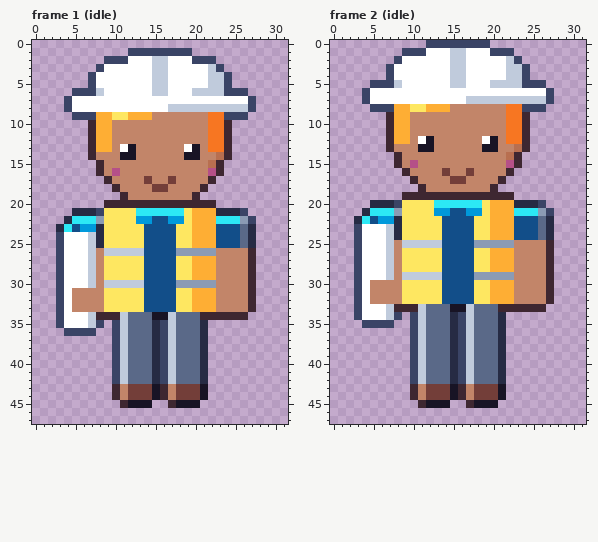
Two states of a pixel-art file, art/people/owner-reggie.aseprite. The first picture shows the starting point.
32x48 pixels, 4 frames. Shown: frame 1 (idle), frame 2 (idle). The commit also changed other frames, which this record leaves out.
The same view after the edit:
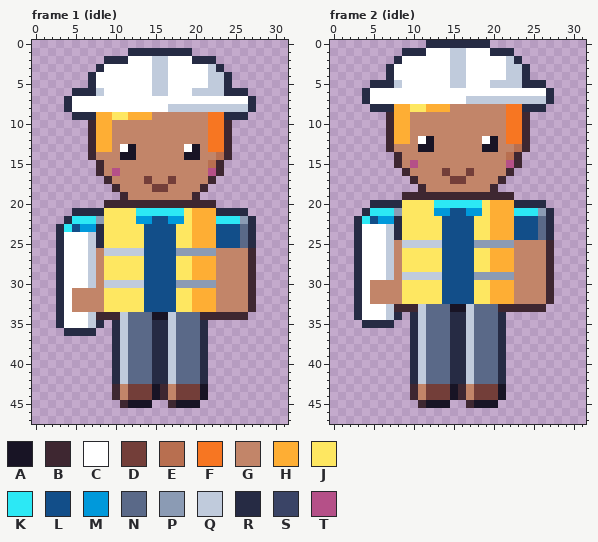
Palette (. is transparent): A #181425  B #3e2731  C #ffffff  D #733e39  E #b86f50  F #f77622  G #c28569  H #feae34  J #fee761  K #2ce8f5  L #124e89  M #0099db  N #5a6988  P #8b9bb4  Q #c0cbdc  R #262b44  S #3a4466  T #b55088
Change:
--- frame 1 (idle)
@@ x 0..31 @@
  0 ................................
- 1 ............SSSSSSSS............
- 2 .........SSSCCCQQCCCSSS.........
- 3 ........SCCCCCCQQCCCCCQS........
- 4 .......SCCCCCCCQQCCCCCQQS.......
- 5 .......SCCCCCCCQQCCCCCQQS.......
- 6 .....SSSQCCCCCCQQCCCQQQQSSS.....
- 7 ....SCCCCCCCCCCCCCCCCCCCCCCS....
- 8 ....SCCCCCCCCCCCCQQQQQQQQQQS....
- 9 .....SSSHHJJHHHGGGGGGGFFSSS.....
+ 1 ............RRRRRRRR............
+ 2 .........RRRCCCQQCCCRRR.........
+ 3 ........RCCCCCCQQCCCCCQR........
+ 4 .......RCCCCCCCQQCCCCCQQR.......
+ 5 .......RCCCCCCCQQCCCCCQQR.......
+ 6 .....RRRQCCCCCCQQCCCQQQQRRR.....
+ 7 ....RCCCCCCCCCCCCCCCCCCCCCCR....
+ 8 ....RCCCCCCCCCCCCQQQQQQQQQQR....
+ 9 .....RRRHHJJHHHGGGGGGGFFRRR.....
 10 .......BHHGGGGGGGGGGGGFFB.......
@@ x 0..31 @@
 20 .........BBBBBBBBBBBBBB.........
-21 .....RRRSJJJJKKKKKKJHHHRRRS.....
-22 ....RKKKPJJJJMMLLMMJHHHKKKPS....
+21 .....RRRRJJJJKKKKKKJHHHRRRR.....
+22 ....RKKKPJJJJMMLLMMJHHHKKKPR....
 23 ...RKLMMRJJJJJLLLLJJHHHLLLNR....
-24 ...SCCCQRJJJJJLLLLJJHHHLLLNR....
-25 ...SCCCQRJJJJJLLLLJJHHHLLLNR....
-26 ...SCCCQGQQQQQLLLLPPPPPGGGGB....
-27 ...SCCCQGJJJJJLLLLJJHHHGGGGB....
-28 ...SCCCQGJJJJJLLLLJJHHHGGGGB....
-29 ...SCCCQGJJJJJLLLLJJHHHGGGGB....
-30 ...SCCCQGQQQQQLLLLPPPPPGGGGB....
-31 ...SCGGGGJJJJJLLLLJJHHHGGGGB....
-32 ...SCGGGGJJJJJLLLLJJHHHGGGGB....
-33 ...SCGGGGJJJJJLLLLJJHHHGGGGB....
-34 ...SCCCQBBBQNNNAAQNNNBBBBBB.....
-35 ...SCCCQS.SQNNNRSQNNNR..........
-36 ....SSSS..SQNNNRSQNNNR..........
-37 ..........SQNNNRSQNNNR..........
-38 ..........SQNNNRSQNNNR..........
-39 ..........SQNNNRSQNNNR..........
-40 ..........SQNNNRSQNNNR..........
-41 ..........SQNNNRSQNNNR..........
-42 ..........SQNNNRSQNNNR..........
+24 ...RCCCQRJJJJJLLLLJJHHHLLLNR....
+25 ...RCCCQRJJJJJLLLLJJHHHLLLNR....
+26 ...RCCCQGQQQQQLLLLPPPPPGGGGB....
+27 ...RCCCQGJJJJJLLLLJJHHHGGGGB....
+28 ...RCCCQGJJJJJLLLLJJHHHGGGGB....
+29 ...RCCCQGJJJJJLLLLJJHHHGGGGB....
+30 ...RCCCQGQQQQQLLLLPPPPPGGGGB....
+31 ...RCGGGGJJJJJLLLLJJHHHGGGGB....
+32 ...RCGGGGJJJJJLLLLJJHHHGGGGB....
+33 ...RCGGGGJJJJJLLLLJJHHHGGGGB....
+34 ...RCCCQBBBQNNNAAQNNNBBBBBB.....
+35 ...RCCCQR.RQNNNRRQNNNR..........
+36 ....RRRR..RQNNNRRQNNNR..........
+37 ..........RQNNNRRQNNNR..........
+38 ..........RQNNNRRQNNNR..........
+39 ..........RQNNNRRQNNNR..........
+40 ..........RQNNNRRQNNNR..........
+41 ..........RQNNNRRQNNNR..........
+42 ..........RQNNNRRQNNNR..........
 43 ..........BGDDDABGDDDA..........
--- frame 2 (idle)
@@ x 0..31 @@
- 0 ............SSSSSSSS............
- 1 .........SSSCCCQQCCCSSS.........
- 2 ........SCCCCCCQQCCCCCQS........
- 3 .......SCCCCCCCQQCCCCCQQS.......
- 4 .......SCCCCCCCQQCCCCCQQS.......
- 5 .....SSSQCCCCCCQQCCCQQQQSSS.....
- 6 ....SCCCCCCCCCCCCCCCCCCCCCCS....
- 7 ....SCCCCCCCCCCCCQQQQQQQQQQS....
- 8 .....SSSHHJJHHHGGGGGGGFFSSS.....
+ 0 ............RRRRRRRR............
+ 1 .........RRRCCCQQCCCRRR.........
+ 2 ........RCCCCCCQQCCCCCQR........
+ 3 .......RCCCCCCCQQCCCCCQQR.......
+ 4 .......RCCCCCCCQQCCCCCQQR.......
+ 5 .....RRRQCCCCCCQQCCCQQQQRRR.....
+ 6 ....RCCCCCCCCCCCCCCCCCCCCCCR....
+ 7 ....RCCCCCCCCCCCCQQQQQQQQQQR....
+ 8 .....RRRHHJJHHHGGGGGGGFFRRR.....
  9 .......BHHGGGGGGGGGGGGFFB.......
@@ x 0..31 @@
 19 .........BBBBBBBBBBBBBB.........
-20 .....RRRSJJJJKKKKKKJHHHRRRS.....
-21 ....RKKKPJJJJMMLLMMJHHHKKKPS....
+20 .....RRRRJJJJKKKKKKJHHHRRRR.....
+21 ....RKKKPJJJJMMLLMMJHHHKKKPR....
 22 ...RKLMMRJJJJJLLLLJJHHHLLLNR....
-23 ...SCCCQRJJJJJLLLLJJHHHLLLNR....
-24 ...SCCCQRJJJJJLLLLJJHHHLLLNR....
-25 ...SCCCQGQQQQQLLLLPPPPPGGGGB....
-26 ...SCCCQGJJJJJLLLLJJHHHGGGGB....
-27 ...SCCCQGJJJJJLLLLJJHHHGGGGB....
-28 ...SCCCQGJJJJJLLLLJJHHHGGGGB....
-29 ...SCCCQGQQQQQLLLLPPPPPGGGGB....
-30 ...SCGGGGJJJJJLLLLJJHHHGGGGB....
-31 ...SCGGGGJJJJJLLLLJJHHHGGGGB....
-32 ...SCGGGGJJJJJLLLLJJHHHGGGGB....
-33 ...SCCCQBBBQNNNAAQNNNBBBBBB.....
-34 ...SCCCQS.SQNNNRSQNNNR..........
-35 ....SSSS..SQNNNRSQNNNR..........
-36 ..........SQNNNRSQNNNR..........
-37 ..........SQNNNRSQNNNR..........
-38 ..........SQNNNRSQNNNR..........
-39 ..........SQNNNRSQNNNR..........
-40 ..........SQNNNRSQNNNR..........
-41 ..........SQNNNRSQNNNR..........
-42 ..........SQNNNRSQNNNR..........
+23 ...RCCCQRJJJJJLLLLJJHHHLLLNR....
+24 ...RCCCQRJJJJJLLLLJJHHHLLLNR....
+25 ...RCCCQGQQQQQLLLLPPPPPGGGGB....
+26 ...RCCCQGJJJJJLLLLJJHHHGGGGB....
+27 ...RCCCQGJJJJJLLLLJJHHHGGGGB....
+28 ...RCCCQGJJJJJLLLLJJHHHGGGGB....
+29 ...RCCCQGQQQQQLLLLPPPPPGGGGB....
+30 ...RCGGGGJJJJJLLLLJJHHHGGGGB....
+31 ...RCGGGGJJJJJLLLLJJHHHGGGGB....
+32 ...RCGGGGJJJJJLLLLJJHHHGGGGB....
+33 ...RCCCQBBBQNNNAAQNNNBBBBBB.....
+34 ...RCCCQR.RQNNNRRQNNNR..........
+35 ....RRRR..RQNNNRRQNNNR..........
+36 ..........RQNNNRRQNNNR..........
+37 ..........RQNNNRRQNNNR..........
+38 ..........RQNNNRRQNNNR..........
+39 ..........RQNNNRRQNNNR..........
+40 ..........RQNNNRRQNNNR..........
+41 ..........RQNNNRRQNNNR..........
+42 ..........RQNNNRRQNNNR..........
 43 ..........BGDDDABGDDDA..........
Where, in picture pixels (left, top, right, bottom), the same in both pictures:
changed: (64, 48, 256, 120)
changed: (56, 208, 120, 384)
changed: (240, 208, 256, 224)
changed: (160, 320, 168, 384)
changed: (362, 40, 554, 112)
changed: (354, 200, 418, 384)
changed: (538, 200, 554, 216)
changed: (458, 312, 466, 384)
